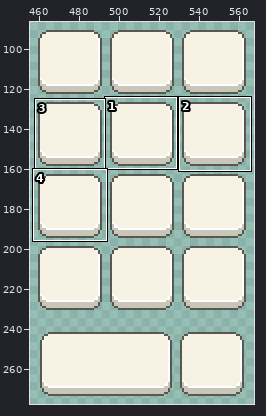
File history of a pixel-art file, art/SceneFaxMachine.aseprite. The picture above shows the old version from afar; the outline marks the close-up.
Close-up. Before:
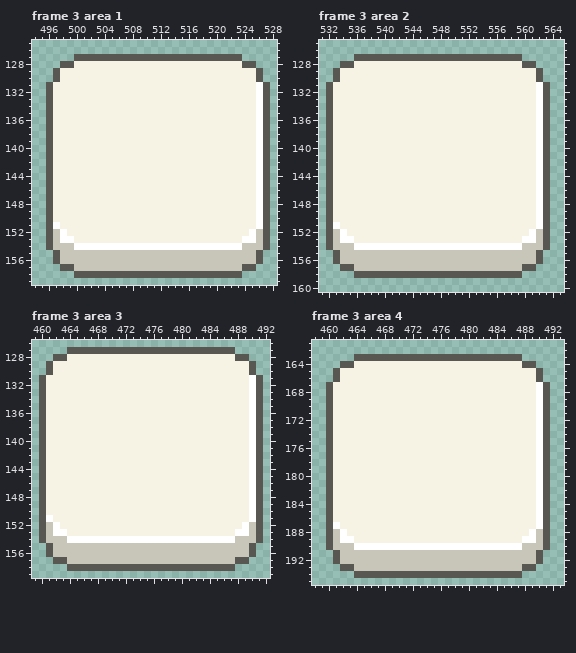
640x360 pixels, 4 frames. Shown: frame 3 area 1: x 494..528, y 125..159; frame 3 area 2: x 531..565, y 125..160; frame 3 area 3: x 459..492, y 126..159; frame 3 area 4: x 458..493, y 161..195. The wide view leaves out empty margins. The commit also changed other frames or places, which this record leaves out.
And afterwards:
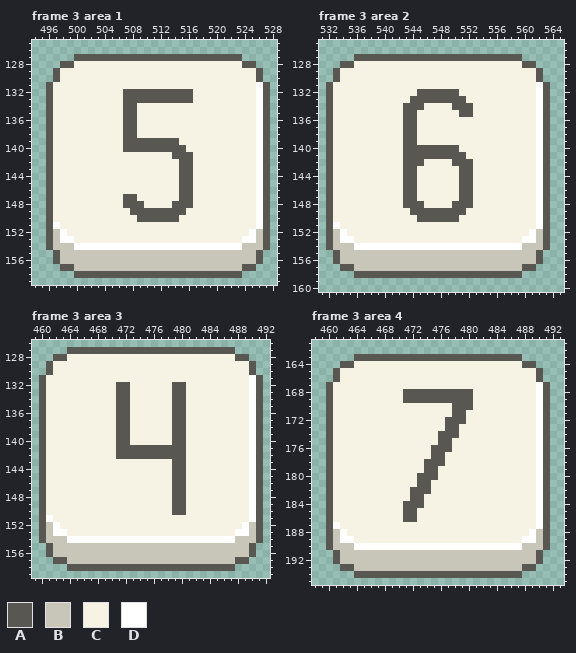
Palette (. is transparent): A #585752  B #c8c5b9  C #f6f2e4  D #ffffff
Changes in this commit:
Frame 3 area 1, layer "Layer 5":
y 132..133: x 507..516 CCCCCCCCCC -> AAAAAAAAAA
y 134..138: x 507..508 CC -> AA
y 139: x 507..514 CCCCCCCC -> AAAAAAAA
y 140: x 507..515 CCCCCCCCC -> AAAAAAAAA
y 141: x 514..516 CCC -> AAA
y 142..146: x 515..516 CC -> AA
y 147: x 507..508 CC -> AA; x 515..516 CC -> AA
y 148: x 507..509 CCC -> AAA; x 514..516 CCC -> AAA
y 149: x 508..515 CCCCCCCC -> AAAAAAAA
y 150: x 509..514 CCCCCC -> AAAAAA
Frame 3 area 2, layer "Layer 5":
y 132: x 545..550 CCCCCC -> AAAAAA
y 133: x 544..551 CCCCCCCC -> AAAAAAAA
y 134: x 543..545 CCC -> AAA; x 550..552 CCC -> AAA
y 135: x 543..544 CC -> AA; x 551..552 CC -> AA
y 136..139: x 543..544 CC -> AA
y 140: x 543..550 CCCCCCCC -> AAAAAAAA
y 141: x 543..551 CCCCCCCCC -> AAAAAAAAA
y 142: x 543..545 CCC -> AAA; x 550..552 CCC -> AAA
y 143..147: x 543..544 CC -> AA; x 551..552 CC -> AA
y 148: x 543..545 CCC -> AAA; x 550..552 CCC -> AAA
y 149: x 544..551 CCCCCCCC -> AAAAAAAA
y 150: x 545..550 CCCCCC -> AAAAAA
Frame 3 area 3, layer "Layer 5":
y 132..140: x 471..472 CC -> AA; x 479..480 CC -> AA
y 141..142: x 471..480 CCCCCCCCCC -> AAAAAAAAAA
y 143..150: x 479..480 CC -> AA
Frame 3 area 4, layer "Layer 5":
y 168..169: x 471..480 CCCCCCCCCC -> AAAAAAAAAA
y 170: x 478..480 CCC -> AAA
y 171: x 478..479 CC -> AA
y 172: x 477..479 CCC -> AAA
y 173: x 477..478 CC -> AA
y 174: x 476..478 CCC -> AAA
y 175: x 476..477 CC -> AA
y 176: x 475..477 CCC -> AAA
y 177: x 475..476 CC -> AA
y 178: x 474..476 CCC -> AAA
y 179: x 474..475 CC -> AA
y 180: x 473..475 CCC -> AAA
y 181: x 473..474 CC -> AA
y 182: x 472..474 CCC -> AAA
y 183: x 472..473 CC -> AA
y 184: x 471..473 CCC -> AAA
y 185..186: x 471..472 CC -> AA
Changed places in both close-ups, as pixel boxes (x1, y1, x2, y2):
changed: (123, 89, 193, 222)
changed: (403, 89, 473, 222)
changed: (116, 382, 186, 515)
changed: (403, 389, 473, 522)
